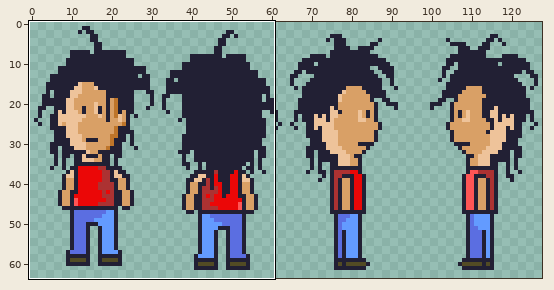
Sprite sheet: src/images/alex.png. Above: a wide view before the commit, with the close-up outlined.
Close-up. Before:
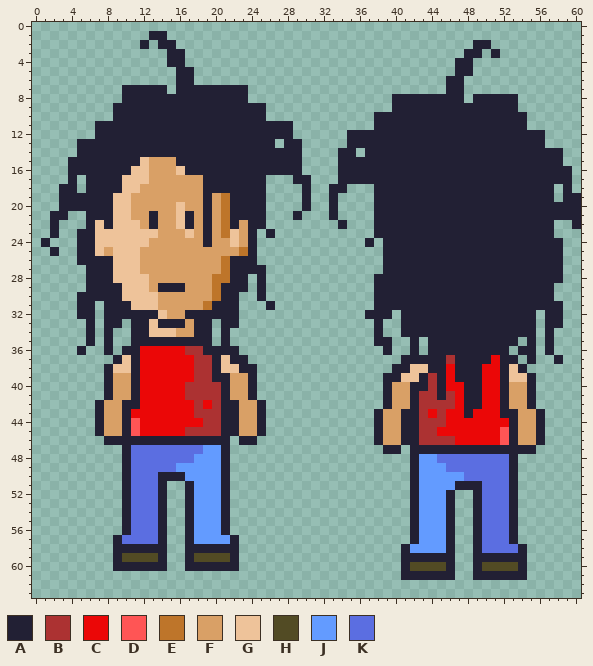
The file is 128x64 pixels. Shown: x 0..60, y 0..63. The commit also changed other parts of the picture, which this record leaves out.
Palette (. is transparent): A #222034  B #ac3232  C #eb0707  D #ff5555  E #be752a  F #d9a066  G #eec39a  H #524b24  J #639bff  K #5b6ee1
Pixels before (only the part around the change), first column x 0:
 0 .............................................................
 1 .............AA..............................................
 2 ............A.AA.................................AA..........
 3 ...............AA...............................AA.A.........
 4 ...............AA..............................AA............
 5 ................AA.............................AA............
 6 ................AA............................AA.............
 7 ..........AAAAA.AAAAAAAA......................AA.............
 8 ..........AAAAAAAAAAAAAA................AAAAAAAA.AAAAA.......
 9 .........AAAAAAAAAAAAAAAAA..............AAAAAAAAAAAAAA.......
10 .........AAAAAAAAAAAAAAAAA............AAAAAAAAAAAAAAAAA......
11 .......AAAAAAAAAAAAAAAAAAAAAA.........AAAAAAAAAAAAAAAAA......
12 .......AAAAAAAAAAAAAAAAAAAAAA......AAAAAAAAAAAAAAAAAAAAAA....
13 .....AAAAAAAAAAAAAAAAAAAAAA.AA.....AAAAAAAAAAAAAAAAAAAAAA....
14 .....AAAAAAAAAAAAAAAAAAAAAAAAA....AA.AAAAAAAAAAAAAAAAAAAAAA..
15 ....AAAAAAAAGFFFAAAAAAAAAAAAAA....AAAAAAAAAAAAAAAAAAAAAAAAA..
16 ....AAAAAAAGGFFFGAAAAAAAAAAAAA....AAAAAAAAAAAAAAAAAAAAAAAAAA.
17 ....A.AAAAGGGFFFFFFAAAAAAA...AA...AAAAAAAAAAAAAAAAAAAAAAAAAA.
18 ...AA.AAAAGGFFFFFFFAAAAAAA....A..AA...AAAAAAAAAAAAAAAAAAAA.A.
19 ...AAAAAAGGFFFFFFFFAFEAAAA....A..A....AAAAAAAAAAAAAAAAAAAA.AA
20 ...AAAAAAGGFFFFFGFFAFEAAAA....A..A....AAAAAAAAAAAAAAAAAAAAAAA
21 ..AA..AAAGGFFAFFGAFAFEAAAA...A...A....AAAAAAAAAAAAAAAAAAAAAAA
22 ..A...AGAGGGFAFFGAFAFEAFAA........A...AAAAAAAAAAAAAAAAAAAA..A
23 ..A..AAGGGGGGGFFFGFAFEGFA.A...........AAAAAAAAAAAAAAAAAAAA...
24 .A...AAGGGGGGFFFFFFAFFGFA............A.AAAAAAAAAAAAAAAAAAAA..
25 ..A..AAGFGGGFFFFFFFFFFFEA..............AAAAAAAAAAAAAAAAAAAA..
26 .....AAAAGGGFFFFFFFFFEAAA..............AAAAAAAAAAAAAAAAAAAA..
27 ......AAAGGGFFFFFFFFFEAAAA.............AAAAAAAAAAAAAAAAAAAA..
28 ......AAAGGGGFFFFFFFEEAA.A............AAAAAAAAAAAAAAAAAAAAA..
29 ......AAAAGGGFAAAFFFEAAA.A............AAAAAAAAAAAAAAAAAAAA...
30 .....AAAAAGGGGFFFFFFEAA..A............AAAAAAAAAAAAAAAAAAAA...
31 .....AA.AAAGGGFFFFFEAAA...A...........AAAAAAAAAAAAAAAAAAAAA..
32 .....AA.AAAAAAGFFAAAAAA..............AAA.AAAAAAAAAAAAAAA.AA..
33 ......A.AA.AAGAAAFAA.AA...............A..AAAAAAAAAAAAAAA.AA..
34 ......A.A..AAGGGFFAA.A................A..AAAAAAAAAAAAAAA.A...
35 ......A.A..AAAAAAAAA.A................AA..A.AAAAAAAAAA.A.A...
36 .....A..A.AACCCCCBBAAAA................A..A.AAAAAAAAA.AA.A...
37 .........AGACCCCCCBBAGAA.................AAAAABAAAACAA.A..A..
38 ........AGGACCCCCCBBAGGAA...............AAGGAACAAACCAGA......
39 ........AFFACCCCCCBBAAFFA..............AAGGABACAAACCAGGA.....
40 ........AFFACCCCCBBBBAFFA..............AFFAABACCAACCAFFA.....
41 ........AFFACCCCCBBBBAFFA..............AFFABBABCAACCAFFA.....
42 .......AFFAACCCCCCBCBAAFFA.............AFFABBBBCAACCAFFA.....
43 .......AFFACCCCCCCBBBAAFFA............AFFAABCBCCACCCAAFFA....
44 .......AFFADCCCCCCCBBAAFFA............AFFAABBBCCCCCCCAFFA....
45 .......AFFADCCCCCBBBBAAFFA............AFFAABBCCCCCCCDAFFA....
46 ........AAAAAAAAAAAAAA.AA.............AFFAABBBBCCCCCDAFFA....
47 ..........AKKKKKKKKJJA.................AA.AAAAAAAAAAAAAA.....
48 ..........AKKKKKKKJJJA....................AJJKKKKKKKKA.......
49 ..........AKKKKKJJJJJA....................AJJJKKKKKKKA.......
50 ..........AKKKAAAJJJJA....................AJJJJJKKKKKA.......
51 ..........AKKKA..AJJJA....................AJJJJAAAKKKA.......
52 ..........AKKKA..AJJJA....................AJJJA..AKKKA.......
53 ..........AKKKA..AJJJA....................AJJJA..AKKKA.......
54 ..........AKKKA..AJJJA....................AJJJA..AKKKA.......
55 ..........AKKKA..AJJJA....................AJJJA..AKKKA.......
56 ..........AKKKA..AJJJA....................AJJJA..AKKKA.......
57 .........AKKKKA..AJJJJA...................AJJJA..AKKKA.......
58 .........AAAAAA..AAAAAA..................AJJJJA..AKKKKA......
59 .........AHHHHA..AHHHHA..................AAAAAA..AAAAAA......
60 .........AAAAAA..AAAAAA..................AHHHHA..AHHHHA......
61 .........................................AAAAAA..AAAAAA......
62 .............................................................
63 .............................................................
Once edited:
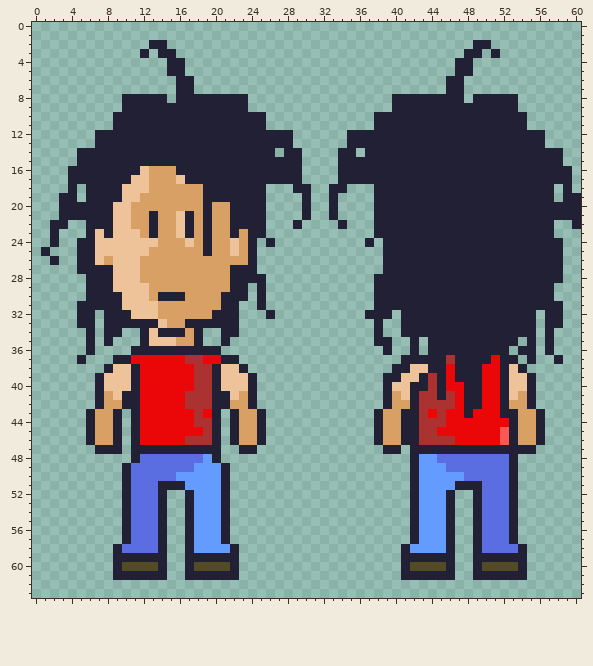
Difference:
Changed rows in their new state; - is an unchanged pixel.
first column x 1:
 1 ------------..----------------------------------------
 2 -----------.A-.---------------------------------------
 3 -----------A-A-.--------------------------------------
 5 --------------A-.-------------------------------------
 7 ---------.....---......-------------------------------
 8 --------------.---------------------------------------
 9 --------.--------------..-----------------------------
11 ------..-----------------...--------------------------
13 ----..--------------------A-.-------------------------
14 --------------------------.---------------------------
15 ---.-------AAAA---------------------------------------
16 ----------A----A--------------------------------------
17 ----A----A-----GAA-------AAA-.------------------------
18 --.--------G----------------A-------------------------
19 ----.---A-G--------AA---------------------------------
20 ---------------F----F---------------------------------
21 -.-AA---------------F-------.A------------------------
22 --A---A---F---------F-A-----A-------------------------
23 ----.--A---FA--GA---FA--A.----------------------------
24 .A----------G---G--------A----------------------------
25 A.-----G---G------A--GF-------------------------------
26 -A----GF------------FFF-------------------------------
27 ----A---------------F---.-----------------------------
28 -----------F-------FF--A------------------------------
29 --------G----FFF---FF---------------------------------
30 ----.-------FAAA---F--A-------------------------------
31 ------A--G--------FF----A.----------------------------
32 ----------GGGF--FFF------A----------------------------
33 ----A----A--AGFFA--A----------------------------------
34 --------A-.--AAA--.--A--------------------------------
35 ----------.-GGGFF-.-----------------------------------
36 ----.A-.-.-AAAAAAA--..--------------------------------
37 ----A----AC-----B-CCA-.-------------------------------
38 -----------------------.------------------------------
39 ------AGGG----------GGG-------------------------------
40 ------AGGG------C--AGGG----------------GG-----------GG
41 ------AFGA---------A-G------------------G-----------G-
42 ----------------B-BA-F-A.-----------------------------
43 -----AF-A.A-------CA.---------------------------------
44 -----AF-A.A------B-A.---------------------------------
45 -----AF-A.A-----CC-A.---------------------------------
46 -----AFF-.-CCCCCBBB-.AFFA-----------------------------
47 ------AAA.AAAAAAAAAA.-AA------------------------------
48 ---------.A------K-A.---------------------------------
49 ---------------KK-------------------------------------
50 -------------KKJ--------------------------------------
51 --------------AAJ-------------------------------------
first column x 9:
57 .A----------A.
58 -KKKK----JJJJ-
59 -AAAA----AAAA-
60 -HHHH----HHHH-
61 AAAAAA--AAAAAA
Pixel boxes of the changes (left, top, right, bottom) in both close-ups:
changed: (41, 31, 311, 490)
changed: (392, 382, 410, 400)
changed: (509, 382, 527, 400)
changed: (113, 535, 239, 580)
